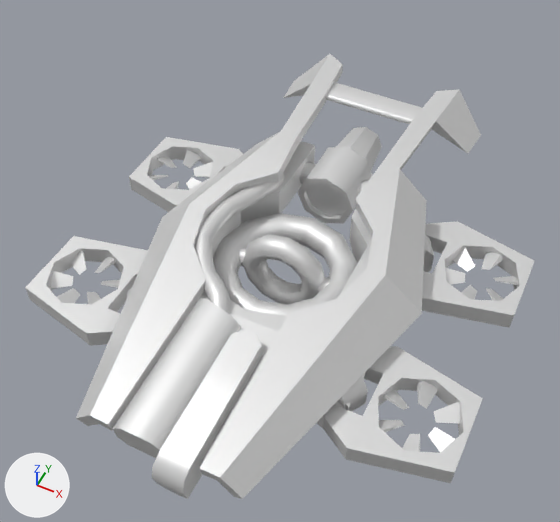
The glTF model glb/legheavydronesmall.glb as it was, and as the next commit left it.
Rendered twice from a 50 mm lens placed at (11.2, -22.9, 33.2), pointed at (-0.3, 0.1, 4.5). The lights are fixed; the arrows at lower left show +X, +Y and +Z. The older version comes first. Where no turn or scale is listed for an object, it has been applied to the vertices.

The first picture shows 'armor', 'base', 'blblades', 'blwing', 'brwing', 'flblades', 'flwing', 'frblades', 'frwing', 'ringazimuth', 'ringelevation', 'thruster' and 2 more.
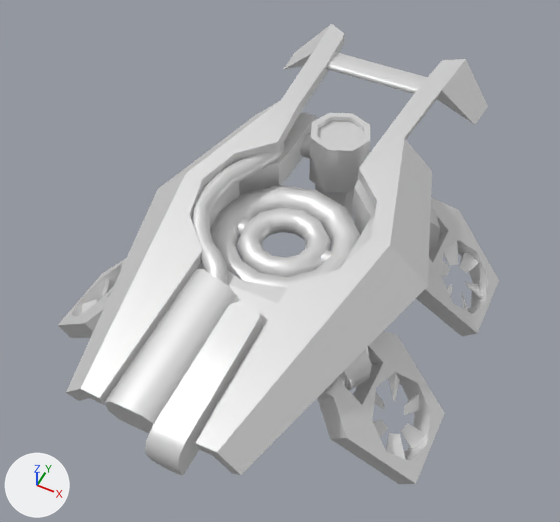
Diff of the bpy script that builds the scene:
```diff
--- a/glb/legheavydronesmall.glb.py
+++ b/glb/legheavydronesmall.glb.py
@@ ob_base @@
 ob_base = bpy.data.objects.new('base', me_base)
-ob_base.location = (0.0, 0.0, 0.0)
+ob_base.location = (0.0, 0.0, 2.0)
@@ ob_armor @@
 ob_armor = bpy.data.objects.new('armor', me_armor)
-ob_armor.location = (0.0, 0.0, 5.18)
+ob_armor.location = (0.0, 0.0, 7.18)
@@ ob_blwing @@
 ob_blwing.location = (5.184, 4.536, 3.24)
+ob_blwing.rotation_euler = (0.0, 0.785, 0.0)  # degrees (0, 45, 0)
@@ ob_brwing @@
 ob_brwing.location = (-5.184, 4.536, 3.24)
+ob_brwing.rotation_euler = (0.0, -0.785, 0.0)  # degrees (0, -45, 0)
@@ ob_flwing @@
 ob_flwing.location = (5.184, -4.536, 3.24)
+ob_flwing.rotation_euler = (0.0, 0.785, 0.0)  # degrees (0, 45, 0)
@@ ob_flblades @@
 ob_flblades.location = (3.645, 0.0, 0.0)
+ob_flblades.rotation_euler = (0.0, 0.0, 0.437)  # degrees (0, 0, 25)
@@ ob_frwing @@
 ob_frwing.location = (-5.184, -4.536, 3.24)
+ob_frwing.rotation_euler = (0.0, -0.785, 0.0)  # degrees (0, -45, 0)
@@ ob_ringelevation @@
 ob_ringelevation.location = (0.0, 0.0, 0.0)
+ob_ringelevation.rotation_euler = (-1.571, 0.0, 0.0)  # degrees (-90, 0, 0)
@@ ob_thruster @@
 ob_thruster.location = (0.0, 6.48, 4.536)
+ob_thruster.rotation_euler = (-1.571, 0.0, 0.0)  # degrees (-90, 0, 0)
```

Pixel boxes [x1, y1, x2, y2] of what changed, in the pictures (560 x 522 px):
'armor', moved: before [76, 54, 481, 499]; after [66, 24, 488, 475]
'base', moved: before [113, 141, 434, 499]; after [105, 112, 440, 475]
'flwing', moved, turned: before [317, 346, 483, 483]; after [318, 331, 445, 484]
'ringazimuth', moved: before [213, 213, 358, 316]; after [210, 185, 360, 288]
'blwing', moved, turned: before [422, 221, 534, 328]; after [416, 197, 499, 336]
'ringelevation', moved, turned: before [239, 234, 330, 305]; after [236, 207, 332, 277]
'frwing', moved, turned: before [25, 236, 148, 346]; after [58, 259, 126, 338]
'thruster', moved, turned: before [298, 127, 382, 223]; after [300, 113, 370, 216]
'brwing', moved, turned (not visible afterwards): before [129, 137, 243, 212]
'flblades', moved, turned: before [379, 381, 460, 453]; after [373, 373, 425, 459]
'blades', moved, turned: before [306, 184, 347, 215]; after [317, 121, 363, 147]
'blblades', moved, turned: before [445, 248, 518, 301]; after [441, 242, 483, 312]
'frblades', moved, turned (mostly hidden afterwards): before [50, 251, 120, 304]; after [82, 279, 110, 313]
'brblades', moved, turned (not visible afterwards): before [149, 150, 213, 189]
